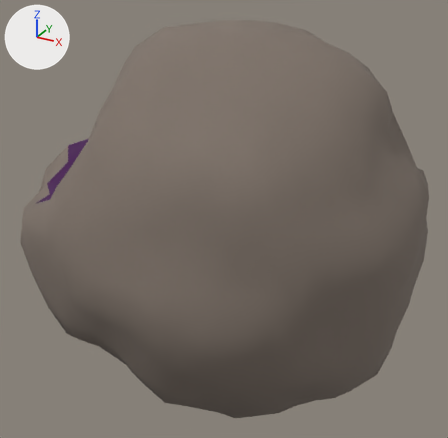
One commit to the glTF model assets/asteroids/asteroid_med_09.glb: the scene before it, then after it.
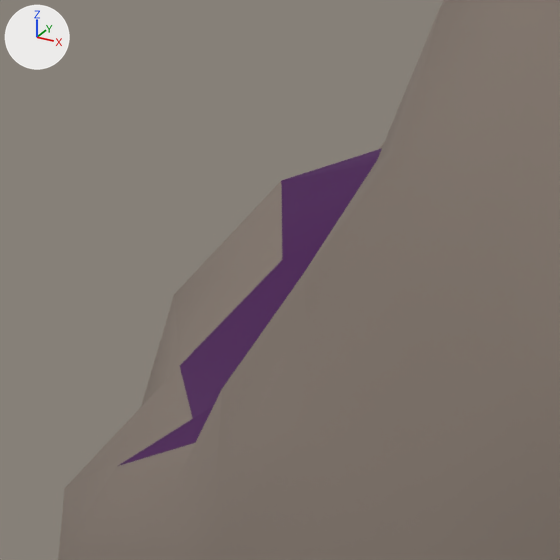
Old and new are each drawn whole from a camera (50 mm lens) standing at (1.137, -2.184, 1.14) and looking at (-0.064, 0.001, 0.047) and again close up on the part from 2% to 28% of the width and 25% to 51% of the height. The axes (+X, +Y, +Z) are drawn at upper left. The lights are the same throughout. The first two pictures are the older version.

Script lines for the objects in view, before the commit:
```python
mat_crater_asteroid_med_09 = principled_material('Crater_asteroid_med_09')
mat_crater_asteroid_med_09.base_color = (0.02, 0.01, 0.02)  # black #271927
mat_crater_asteroid_med_09.roughness = 1.0
mat_crater_asteroid_med_09.emission_color = (0.042, 0.0, 0.063)  # dark purple #3a0047
mat_crater_asteroid_med_09.emission_strength = 1.0
me_icosphere = bpy.data.meshes.new('Icosphere')
me_icosphere.from_pydata(...)  # 642 vertices, 1280 faces; spans x -0.88..0.78, y -0.78..0.8, z -0.79..0.88
# faces by material slot: [1063, 217]
me_icosphere.materials.append(mat_rock_asteroid_med_09)  # brown #81756b
me_icosphere.materials.append(mat_crater_asteroid_med_09)  # black #271927
ob_asteroid_med_09 = bpy.data.objects.new('asteroid_med_09', me_icosphere)
ob_asteroid_med_09.location = (0.0, 0.0, 0.0)
```
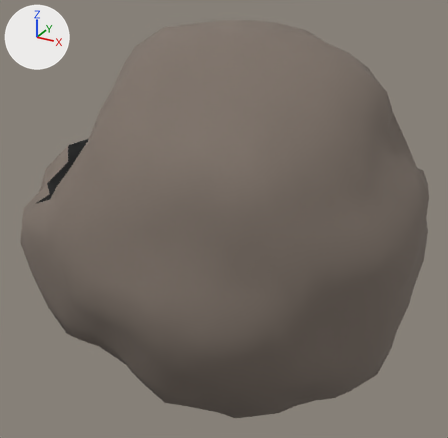
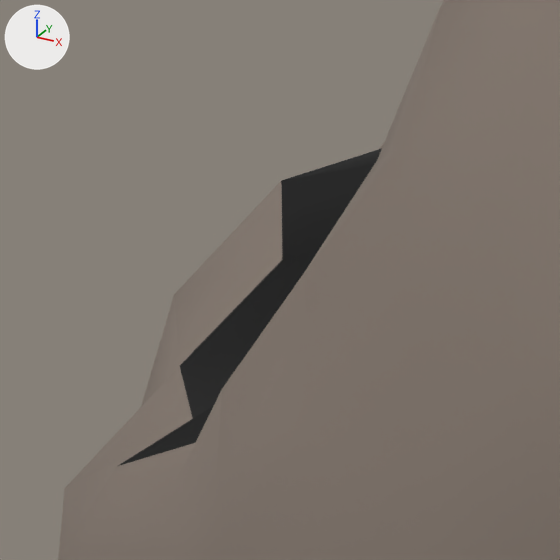
Where the change shows, as pixel boxes (x1, y1, x2, y2) in the close-ups (560 x 560 px):
'asteroid_med_09', recoloured, surface changed (darker)
    both: (118, 146, 384, 467)

Patch to the scene script:
```diff
--- a/assets/asteroids/asteroid_med_09.glb.py
+++ b/assets/asteroids/asteroid_med_09.glb.py
@@ mat_crater_asteroid_med_09 @@
 mat_crater_asteroid_med_09 = principled_material('Crater_asteroid_med_09')
-mat_crater_asteroid_med_09.base_color = (0.02, 0.01, 0.02)  # black #271927
+mat_crater_asteroid_med_09.base_color = (0.0, 0.0, 0.0)  # black #000000
 mat_crater_asteroid_med_09.roughness = 1.0
-mat_crater_asteroid_med_09.emission_color = (0.042, 0.0, 0.063)  # dark purple #3a0047
-mat_crater_asteroid_med_09.emission_strength = 1.0
```
